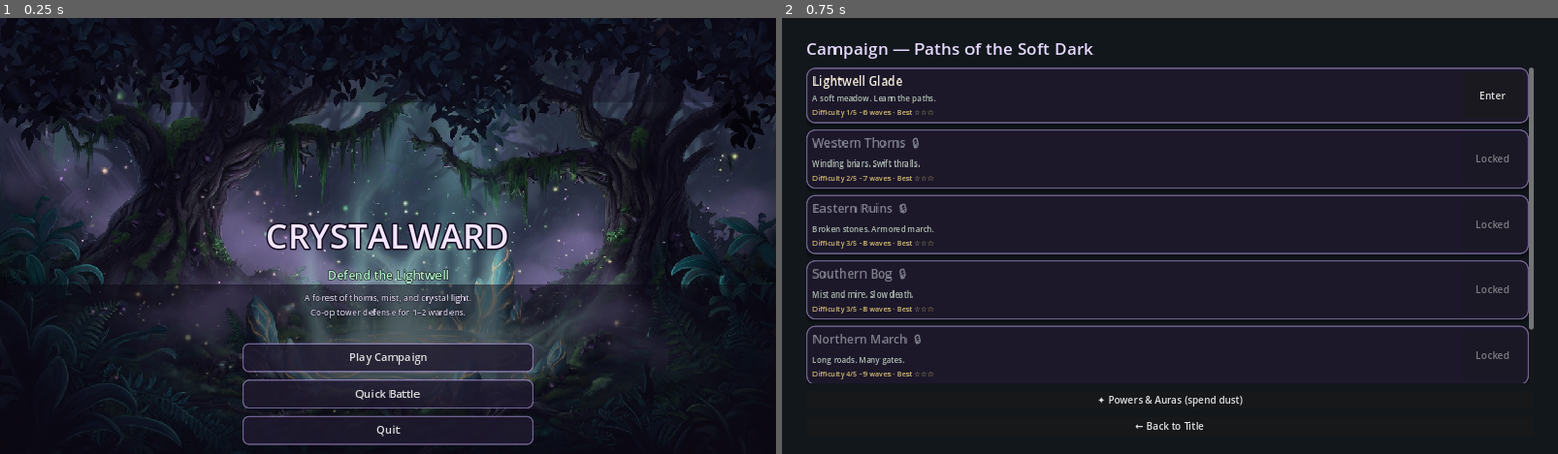
Above: before the commit, frames 1-2 (left to right).
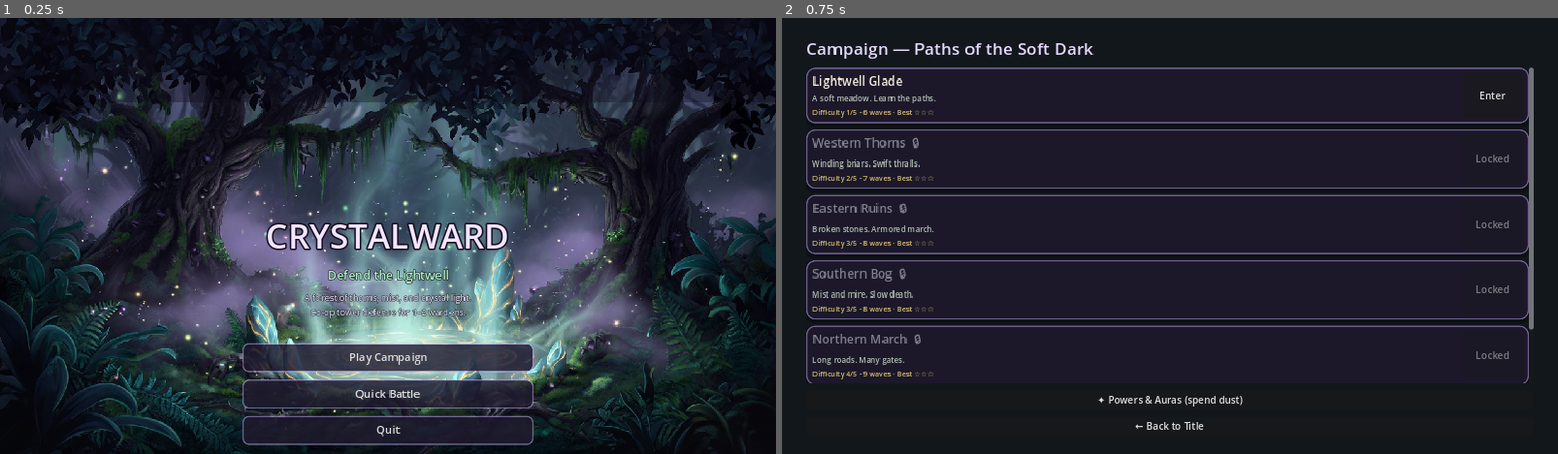
Above: after the commit, the same moments.

Repository: devth/crystalward
Game: Godot game, scene res://scenes/title.tscn
The game is run twice, just before and just after one commit, with the same random seed, the same clock (stepped at 60 frames per second) and the same inputs.
Inputs:
- Up to frame 1 (0.25 s): no input
- Up to frame 2 (0.75 s): click "Play Campaign" at 0.5 s

The runs differ from the first frame. In frame 1, 14% of the frame differs, in the area x 0-99%, y 17-100%; in frame 2, nothing differs.

Commit message:
Remove bottom opacity overlay from title screen.

Diff:
--- a/scripts/title_screen.gd
+++ b/scripts/title_screen.gd
@@ -28,27 +28,13 @@
 		add_child(fallback)
 	add_child(bg)
 
-	# Soft vignette so UI stays readable
+	# Soft top vignette only (no bottom dim — art stays clear)
 	var vig_top := ColorRect.new()
 	vig_top.set_anchors_preset(PRESET_TOP_WIDE)
 	vig_top.offset_bottom = 140
 	vig_top.color = Color(0.05, 0.04, 0.1, 0.35)
 	vig_top.mouse_filter = Control.MOUSE_FILTER_IGNORE
 	add_child(vig_top)
-
-	var vig_bot := ColorRect.new()
-	vig_bot.set_anchors_preset(PRESET_BOTTOM_WIDE)
-	vig_bot.offset_top = -280
-	vig_bot.color = Color(0.04, 0.03, 0.08, 0.55)
-	vig_bot.mouse_filter = Control.MOUSE_FILTER_IGNORE
-	add_child(vig_bot)
-
-	# Gentle darken sides
-	var vig_full := ColorRect.new()
-	vig_full.set_anchors_preset(PRESET_FULL_RECT)
-	vig_full.color = Color(0.08, 0.06, 0.12, 0.18)
-	vig_full.mouse_filter = Control.MOUSE_FILTER_IGNORE
-	add_child(vig_full)
 
 	var center := VBoxContainer.new()
 	center.set_anchors_preset(PRESET_CENTER)
